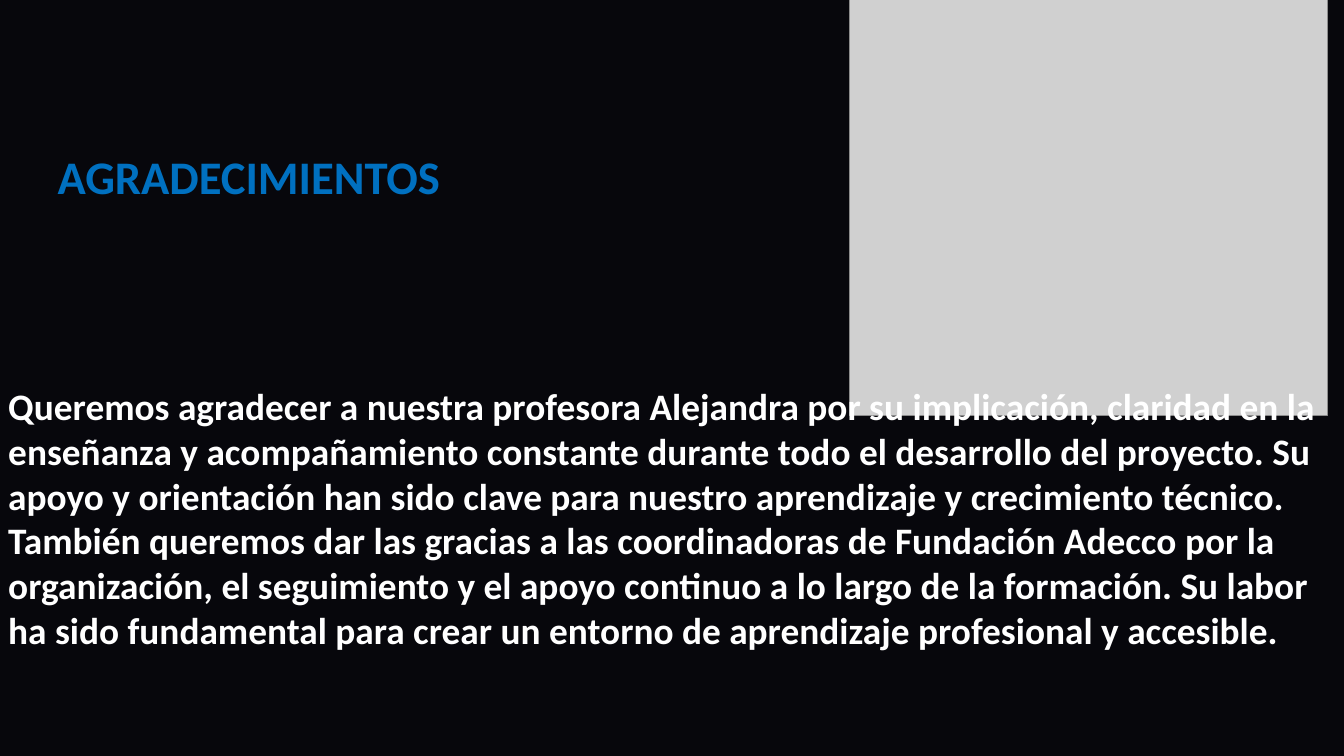
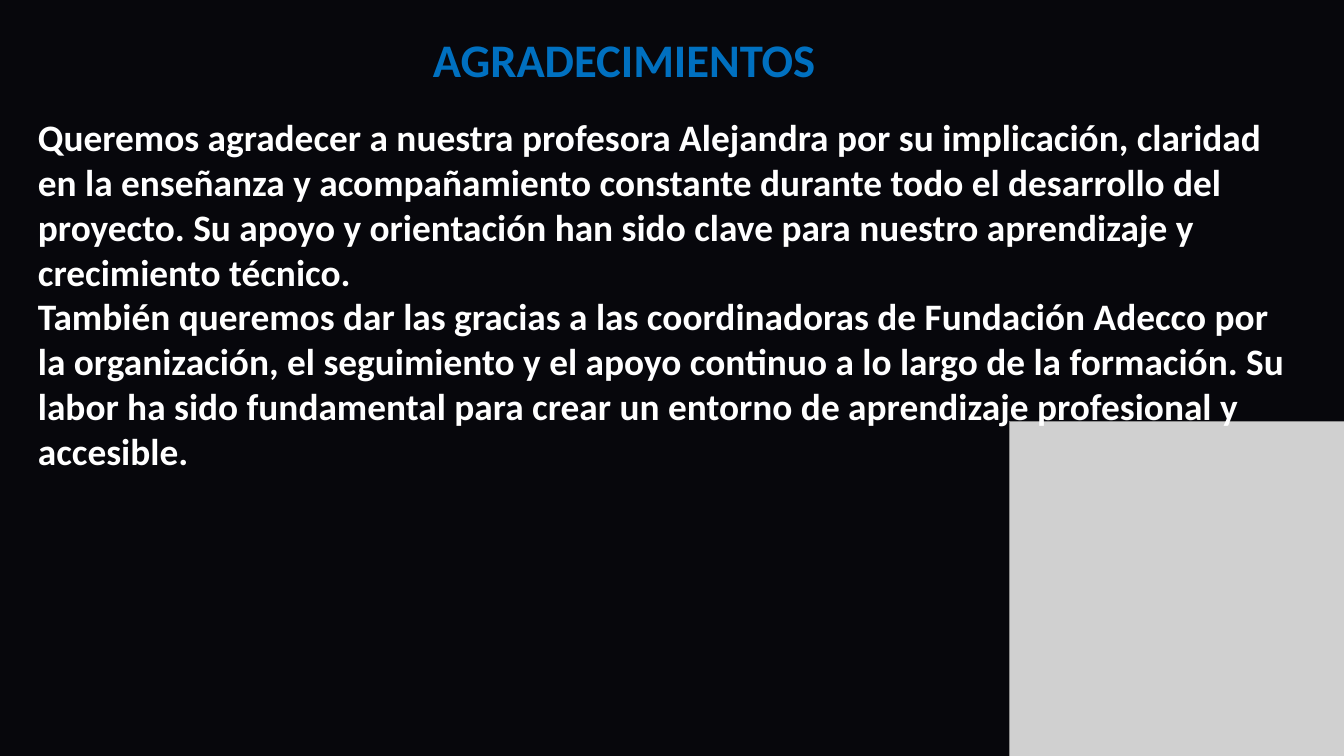
Before and after one commit to DavidCorredorMiguel/proyectogrupo2, a slide deck: slide 29 of Tech-and-Learn-Innovacion-y-Aprendizaje-en-E-commerce (1).pptx (slide 28 before the commit). Drawn at 1344x756 pixels with LibreOffice and Linux fonts; fonts in the diff are those of the drawing; grey boxes stand for pictures; background and template pictures are left out. Boxes give left, top, right and bottom in pixels: in the first picture for what was removed or moved away, otherwise in the second. Text is boxed around its words. In the diff, an @@ line names an element or a change of style, - is before the commit and + after.

```diff
--- a/Tech-and-Learn-Innovacion-y-Aprendizaje-en-E-commerce (1).pptx
+++ b/Tech-and-Learn-Innovacion-y-Aprendizaje-en-E-commerce (1).pptx
@@ text "AGRADECIMIENTOS": place and size @@
-text "AGRADECIMIENTOS" at bbox=[58, 163, 440, 195]
+text "AGRADECIMIENTOS" at bbox=[433, 46, 815, 78]
@@ text "Queremos agradecer a nuestra profesora ..." rewrapped from bbox=[8, 389, 1315, 651] to bbox=[38, 124, 1284, 466] @@
@@ picture: place and size @@
-picture at bbox=[850, 0, 1328, 416]
+picture at bbox=[1009, 421, 1344, 756]
```
Also in this commit, not shown: 4 other slides changed, 4 slides added, 3 slides removed, 1 other file.
